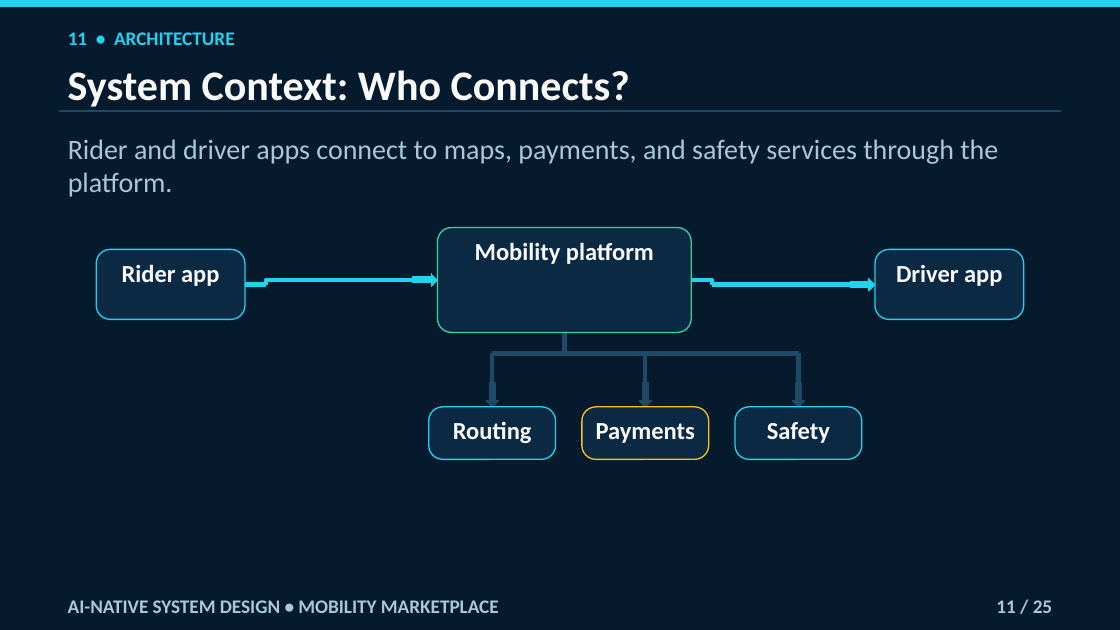
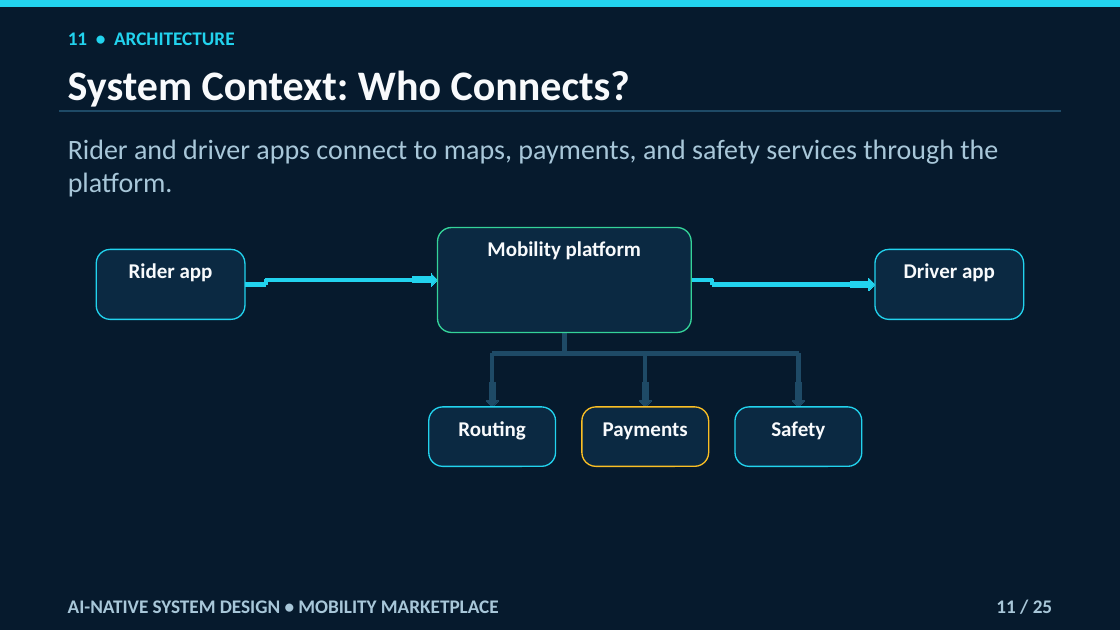
Before and after one commit to navaidya/learning, a slide deck: slide 11 of video/system-design/ai-native-mobility-marketplace/ai-native-mobility-marketplace.pptx. Drawn at 1120x630 pixels with LibreOffice and Linux fonts; fonts in the diff are those of the drawing. Boxes give left, top, right and bottom in pixels: in the first picture for what was removed or moved away, otherwise in the second. Text is boxed around its words. In the diff, an @@ line names an element or a change of style, - is before the commit and + after.

Commit message:
Polish mobility lesson deck visuals

```diff
--- a/video/system-design/ai-native-mobility-marketplace/ai-native-mobility-marketplace.pptx
+++ b/video/system-design/ai-native-mobility-marketplace/ai-native-mobility-marketplace.pptx
@@ size 21 to 18 pt in 3 elements at (x1=97, y1=250, x2=245, y2=319), (x1=438, y1=228, x2=691, y2=333), (x1=875, y1=250, x2=1024, y2=319) @@
@@ rounded rectangle "Routing" resized from (x1=429, y1=407, x2=555, y2=459) to (x1=429, y1=407, x2=555, y2=466) @@
@@ rounded rectangle "Payments" resized from (x1=582, y1=407, x2=709, y2=459) to (x1=582, y1=407, x2=709, y2=466) @@
@@ size 21 to 18 pt; proportions changed in 3 elements at (x1=429, y1=407, x2=555, y2=466), (x1=582, y1=407, x2=709, y2=466), (x1=735, y1=407, x2=862, y2=466) @@
@@ rounded rectangle "Safety" resized from (x1=735, y1=407, x2=862, y2=459) to (x1=735, y1=407, x2=862, y2=466) @@
```
Also in this commit, not shown: 24 other slides changed.
